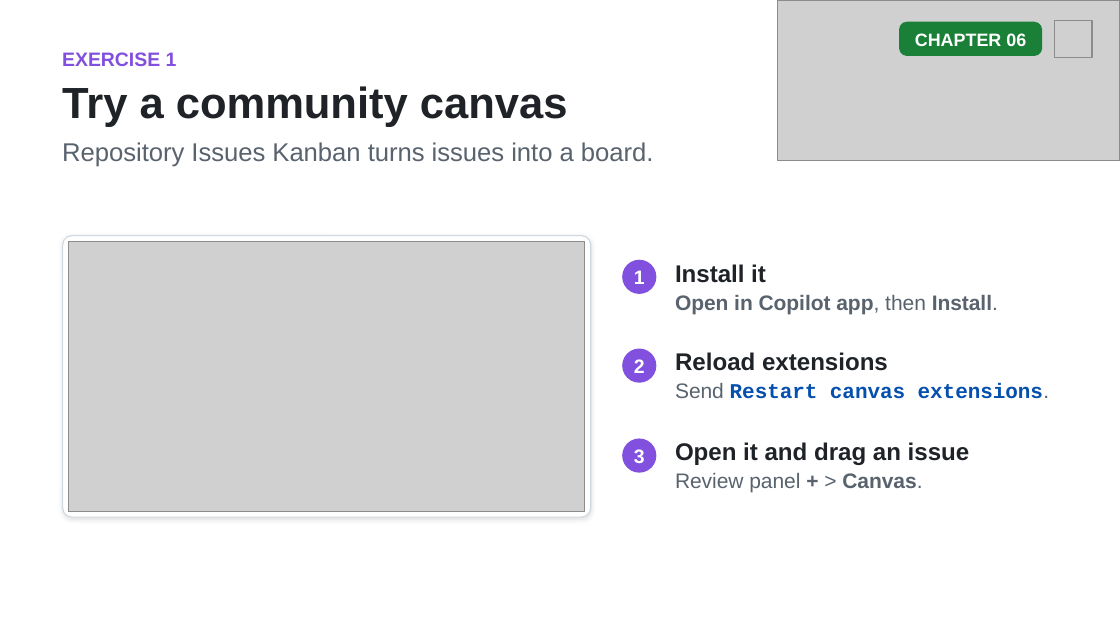
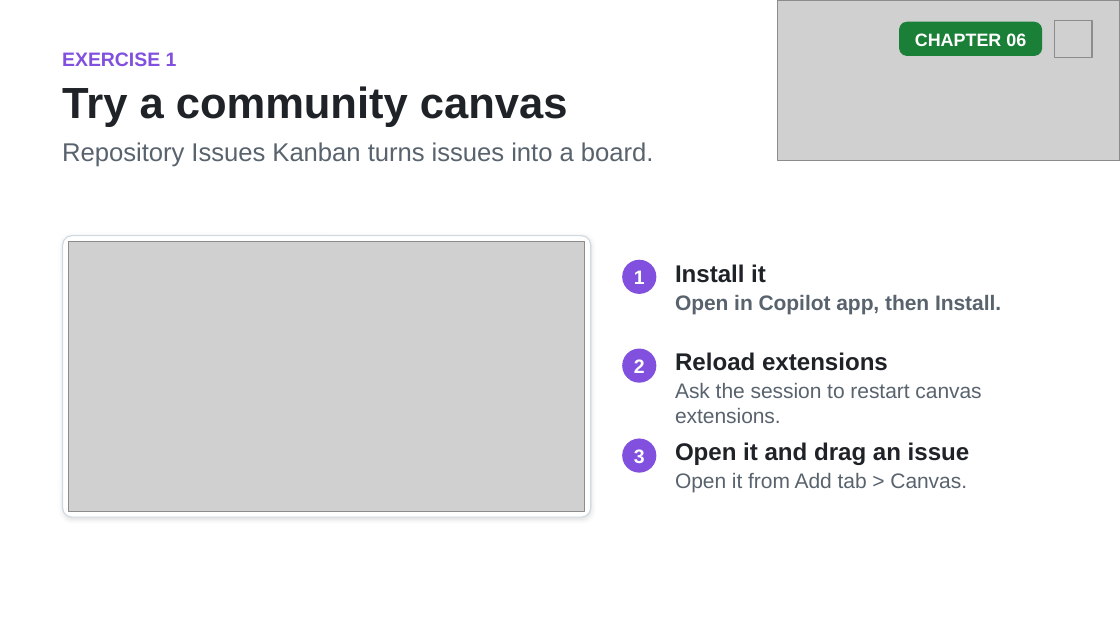
Before and after one commit to github/copilot-app-for-beginners, a slide deck: slide 7 of slides/06-canvases.pptx. Drawn at 1120x630 pixels with LibreOffice and Linux fonts; fonts in the diff are those of the drawing; grey boxes stand for pictures. Boxes give left, top, right and bottom in pixels: in the first picture for what was removed or moved away, otherwise in the second. Text is boxed around its words. In the diff, an @@ line names an element or a change of style, - is before the commit and + after.

```diff
--- a/slides/06-canvases.pptx
+++ b/slides/06-canvases.pptx
@@ text "Open in Copilot app, then ..." at bbox=[675, 295, 1001, 314]: bold on in "app, then Install." @@
@@ text at bbox=[675, 383, 981, 423]: text changed; font Courier New to Arial; text colour #0550AE to #59636E; bold off @@
-Send Restart canvas extensions.
+Ask the session to restart canvas extensions.
@@ text at bbox=[675, 473, 967, 493]: text changed @@
-Review panel + > Canvas.
+Open it from Add tab > Canvas.
```
Also in this commit, not shown: 4 other slides changed, 7 other files.
